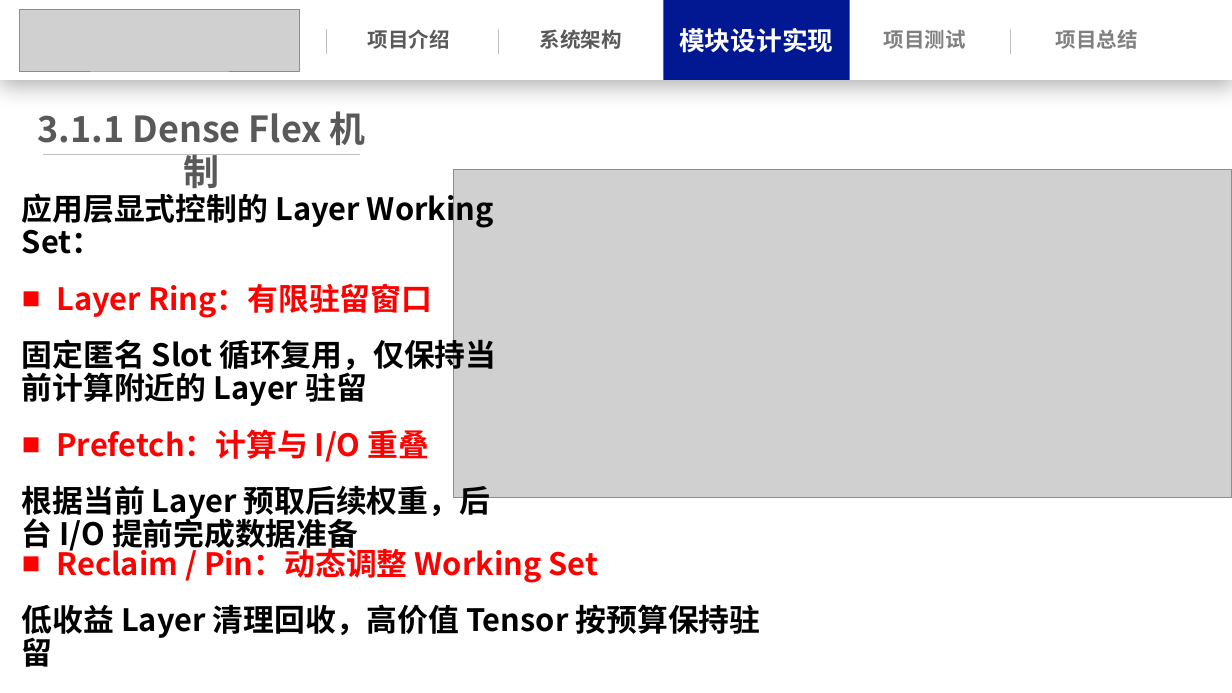
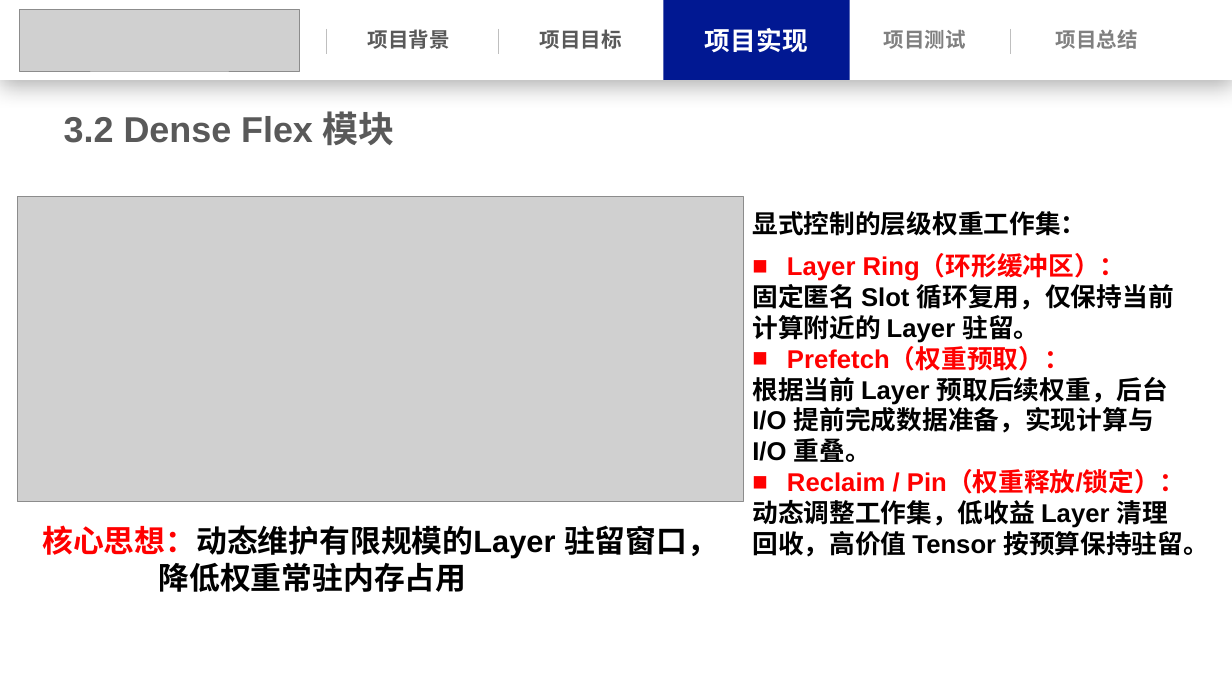
Before and after one commit to Leslie-1341/llama.cpp, a slide deck: slide 14 of docs/操作系统功能赛.pptx (slide 16 before the commit). Drawn at 1232x693 pixels with LibreOffice and Linux fonts; fonts in the diff are those of the drawing; grey boxes stand for pictures. Boxes give left, top, right and bottom in pixels: in the first picture for what was removed or moved away, otherwise in the second. Text is boxed around its words. In the diff, an @@ line names an element or a change of style, - is before the commit and + after.

```diff
--- a/docs/操作系统功能赛.pptx
+++ b/docs/操作系统功能赛.pptx
@@ text at box(368, 29, 450, 49): text changed; font Noto Sans CJK SC to Arial @@
-项目介绍
+项目背景
@@ text at box(540, 29, 622, 49): text changed; font Noto Sans CJK SC to Arial @@
-系统架构
+项目目标
@@ text at box(705, 28, 808, 52): text changed; font Noto Sans CJK SC to Arial @@
-模块设计实现
+项目实现
@@ text at box(64, 111, 395, 145): text changed; font Noto Sans CJK SC to Arial @@
-3.1.1 Dense Flex 机制
+3.2 Dense Flex 模块
@@ line removed from (43, 154) to (360, 154) @@
@@ picture removed at box(454, 170, 1232, 497) @@
@@ picture added at box(18, 196, 744, 502) @@
@@ text removed at box(22, 189, 496, 554) @@
-应用层显式控制的 Layer Working Set：
-■ Layer Ring：有限驻留窗口
-固定匿名 Slot 循环复用，仅保持当前计算附近的 Layer 驻留
-■ Prefetch：计算与 I/O 重叠
-根据当前 Layer 预取后续权重，后台 I/O 提前完成数据准备
@@ text added at box(752, 211, 1209, 557), 20 pt, text #000000, bold @@
+显式控制的层级权重工作集：
+■ Layer Ring（环形缓冲区）：
+固定匿名 Slot 循环复用，仅保持当前计算附近的 Layer 驻留。
+■ Prefetch（权重预取）：
+根据当前 Layer 预取后续权重，后台 I/O 提前完成数据准备，实现计算与 I/O 重叠。
+■ Reclaim / Pin（权重释放/锁定）：
+动态调整工作集，低收益 Layer 清理回收，高价值 Tensor 按预算保持驻留。
@@ text added at box(42, 525, 718, 592), 24 pt, text #000000, bold @@
+核心思想：动态维护有限规模的Layer 驻留窗口，
+降低权重常驻内存占用
@@ text removed at box(22, 543, 761, 667) @@
-■ Reclaim / Pin：动态调整 Working Set
-低收益 Layer 清理回收，高价值 Tensor 按预算保持驻留
```
Also in this commit, not shown: 27 other slides changed, 8 slides added, 11 slides removed, 3 other files.
